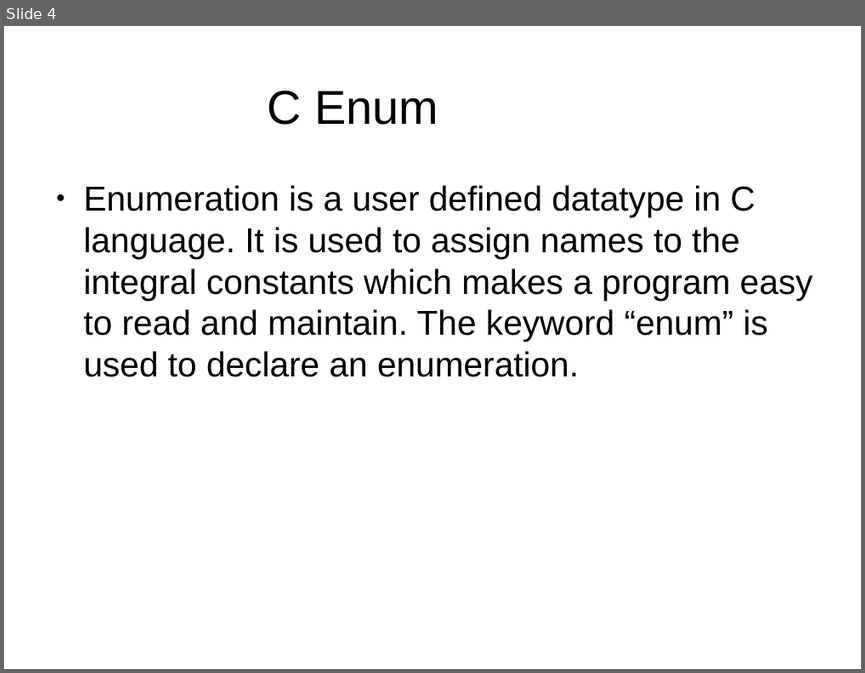
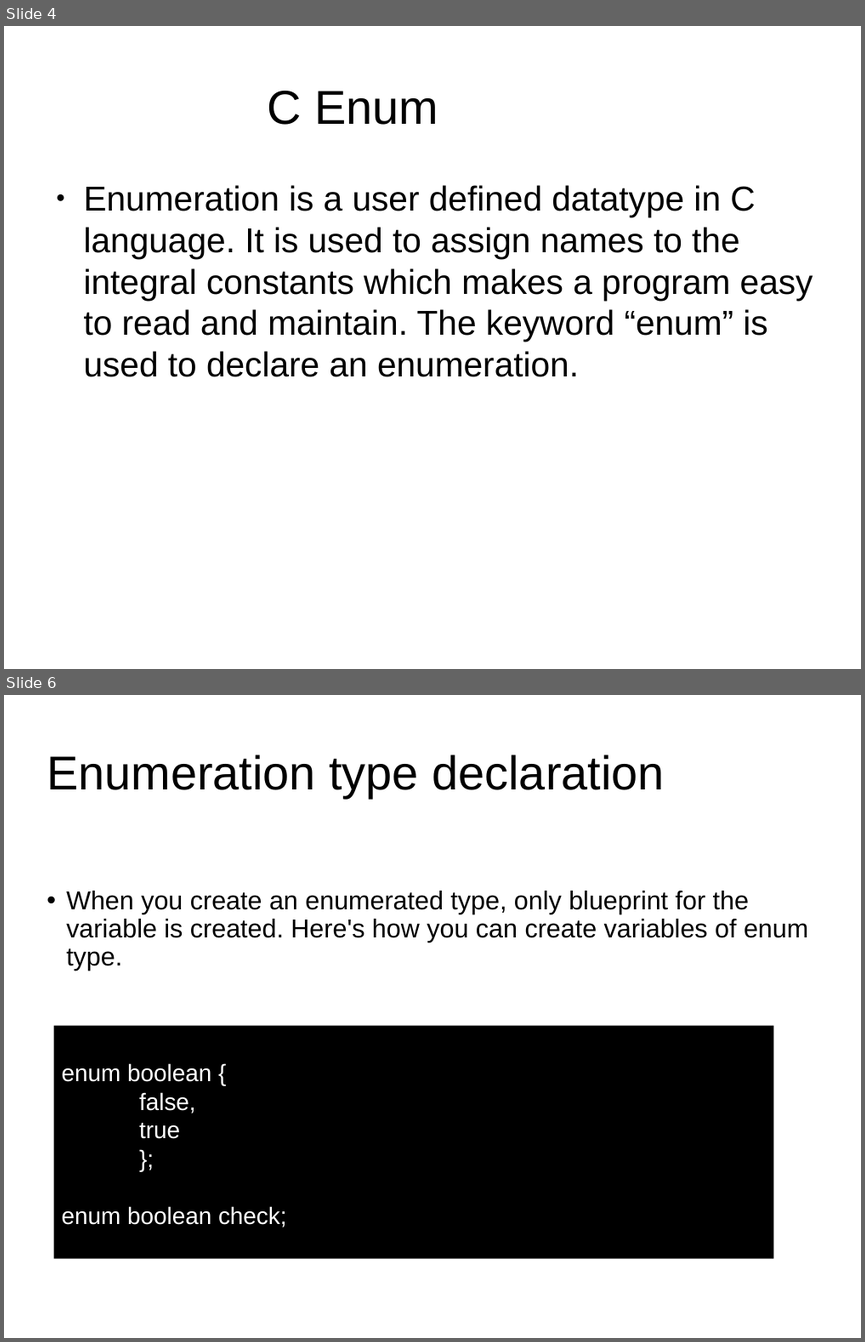
Before and after one commit to MandeepSinghey/c_online_learnings, a slide deck: c_c++_learnings.pptx. Shown one above the other, each under a label of ours: slide 4 before the commit, slides 4 and 6 after it; the slides between them are not shown. The pictures are 865x673 and 865x1342 pixels, drawn with LibreOffice and Linux fonts; fonts in the diff are those of the drawing; background and template pictures are left out. Boxes give left, top, right and bottom in pixels: in the first picture for what was removed or moved away, otherwise in the second. Text is boxed around its words. In the diff, an @@ line names an element or a change of style, - is before the commit and + after.

Commit message:
Added enum documentation and enum complete

```diff
--- a/c_c++_learnings.pptx
+++ b/c_c++_learnings.pptx
@@ slide 6 added at <box>4,695,861,1338</box>, background picture (left out) @@
@@ title added at <box>46,755,664,798</box>, 44 pt, text #000000 @@
+Enumeration type declaration
@@ text added at <box>66,891,808,970</box>, 24 pt, text #000000 @@
+• When you create an enumerated type, only blueprint for the variable is created. Here's how you can create variables of enum type.
@@ rectangle added at <box>54,1026,774,1259</box>, fill #000000, 22 pt, text #FFFFFF @@
+enum boolean {
+    false,
+    true
+    };
+enum boolean check;
```
Also in this commit, not shown: 1 slide changed, 9 other slides added.
